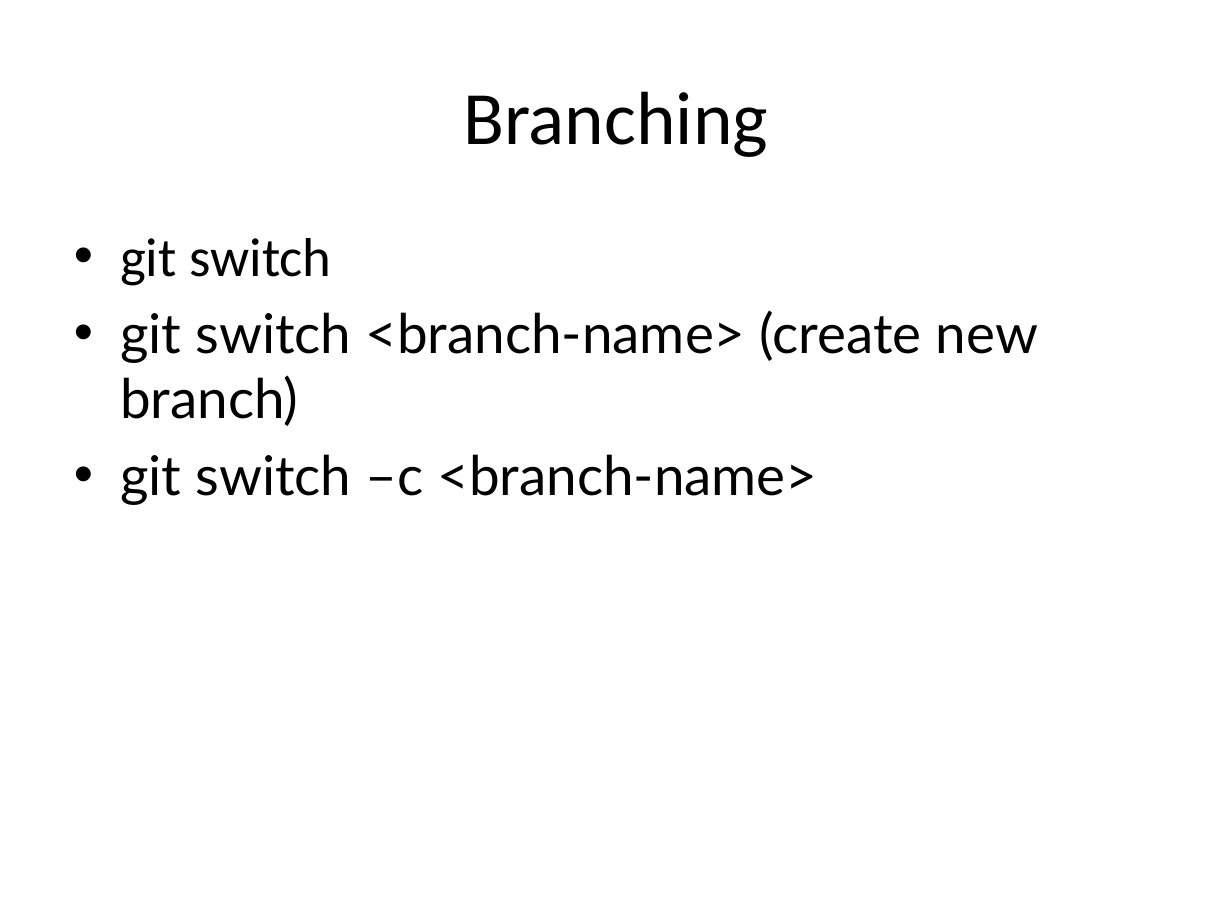
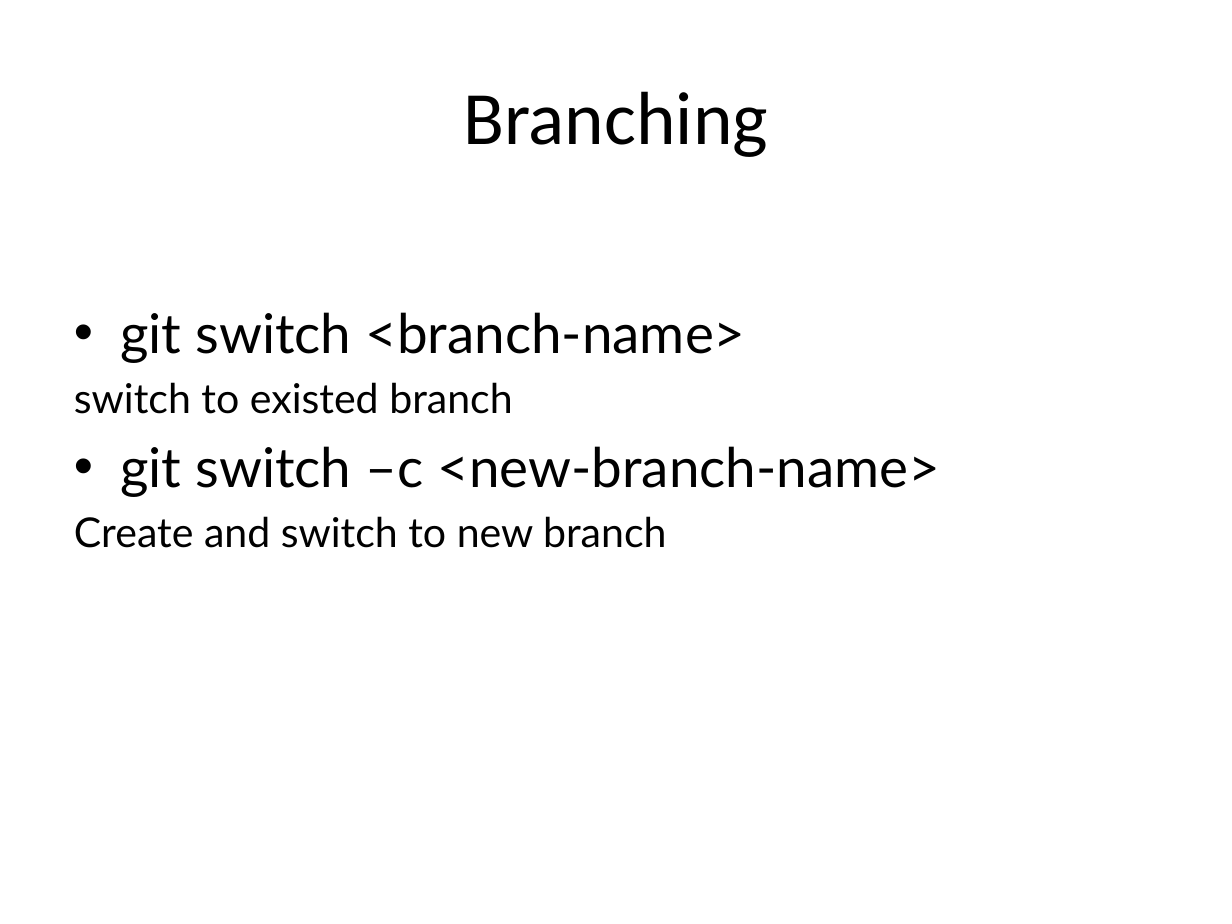
Before and after one commit to duongbach202156/git-test, a slide deck: slide 11 of src/main/resources/Git_Slide.pptx. Drawn at 1232x924 pixels with LibreOffice and Linux fonts; fonts in the diff are those of the drawing. Boxes give left, top, right and bottom in pixels: in the first picture for what was removed or moved away, otherwise in the second. Text is boxed around its words. In the diff, an @@ line names an element or a change of style, - is before the commit and + after.

```diff
--- a/src/main/resources/Git_Slide.pptx
+++ b/src/main/resources/Git_Slide.pptx
@@ text at [74,312,940,548]: text changed @@
-• git switch
-• git switch <branch-name> (create new branch)
-• git switch –c <branch-name>
+• git switch <branch-name>
+switch to existed branch
+• git switch –c <new-branch-name>
+Create and switch to new branch
```
Also in this commit, not shown: 8 other slides changed, 7 slides added.
